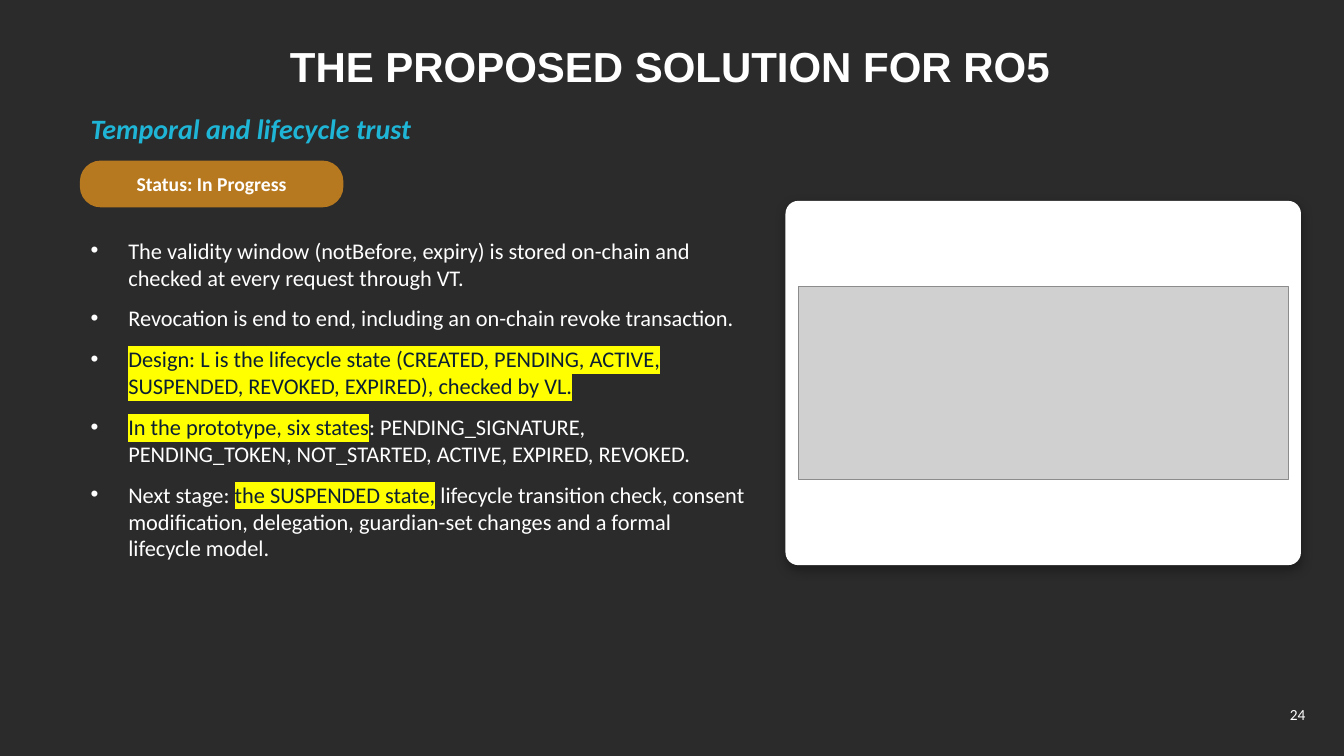
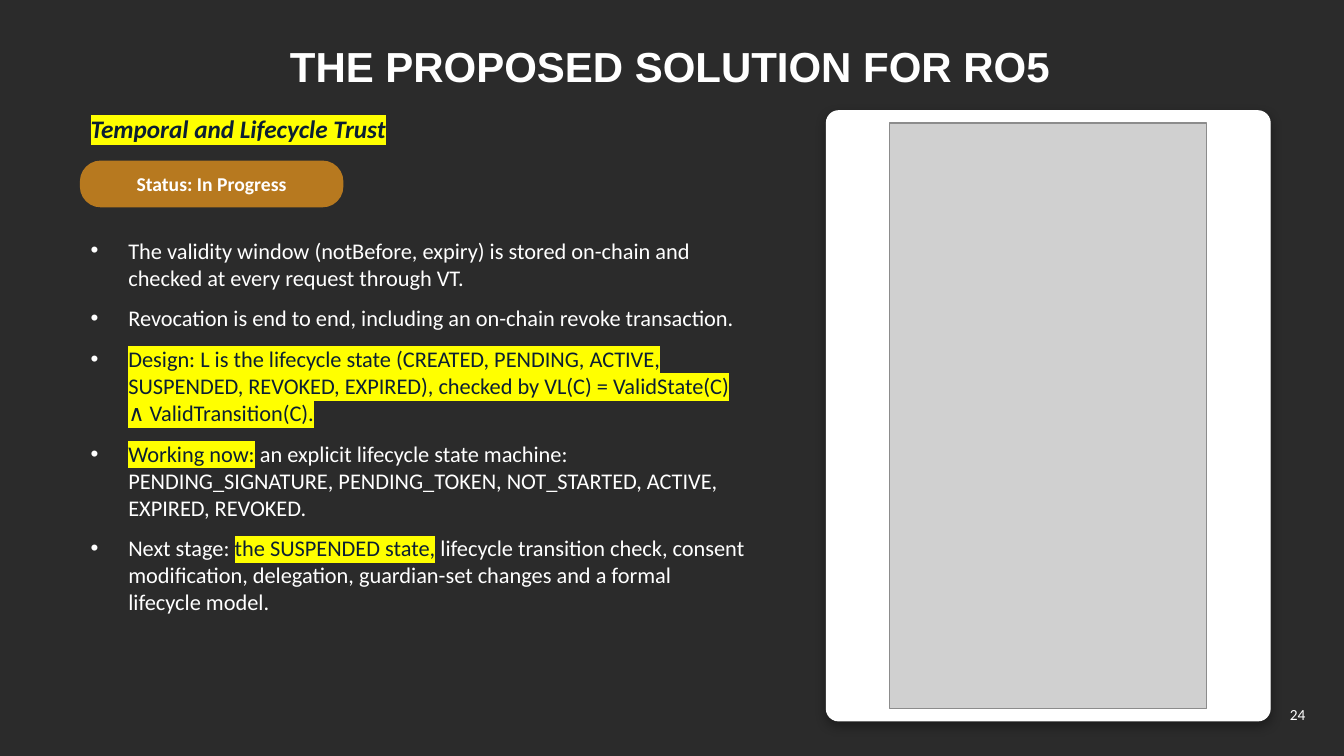
Before and after one commit to yasir12345678900/HealthRWA-Sepolia-Personal-try, a slide deck: slide 24 of docs/Yasir_CA2_Reassessment_Slides_YELLOW_changes.pptx. Drawn at 1344x756 pixels with LibreOffice and Linux fonts; fonts in the diff are those of the drawing; grey boxes stand for pictures; background and template pictures are left out; a plain dark background stands for a picture behind light text. Boxes give left, top, right and bottom in pixels: in the first picture for what was removed or moved away, otherwise in the second. Text is boxed around its words. In the diff, an @@ line names an element or a change of style, - is before the commit and + after.

```diff
--- a/docs/Yasir_CA2_Reassessment_Slides_YELLOW_changes.pptx
+++ b/docs/Yasir_CA2_Reassessment_Slides_YELLOW_changes.pptx
@@ rounded rectangle: place and size @@
-rounded rectangle at (786,202,1301,565)
+rounded rectangle at (827,111,1270,721)
@@ rounded rectangle at (827,111,1270,721): proportions changed @@
@@ text at (91,120,385,142): text changed; size 20 to 18 pt; text colour #1FB5D6 to #0B1F33 @@
-Temporal and lifecycle trust
+Temporal and Lifecycle Trust
@@ picture: place and size @@
-picture at (799,287,1289,480)
+picture at (890,123,1208,709)
@@ text at (128,351,729,519): text changed @@
-• Design: L is the lifecycle state (CREATED, PENDING, ACTIVE, SUSPENDED, REVOKED, EXPIRED), checked by VL.
-• In the prototype, six states: PENDING_SIGNATURE, PENDING_TOKEN, NOT_STARTED, ACTIVE, EXPIRED, REVOKED.
+• Design: L is the lifecycle state (CREATED, PENDING, ACTIVE, SUSPENDED, REVOKED, EXPIRED), checked by VL(C) = ValidState(C) ∧ ValidTransition(C).
+• Working now: an explicit lifecycle state machine: PENDING_SIGNATURE, PENDING_TOKEN, NOT_STARTED, ACTIVE, EXPIRED, REVOKED.
```
Also in this commit, not shown: 20 other slides changed, 1 slide added, 5 slides removed, 3 other files.
